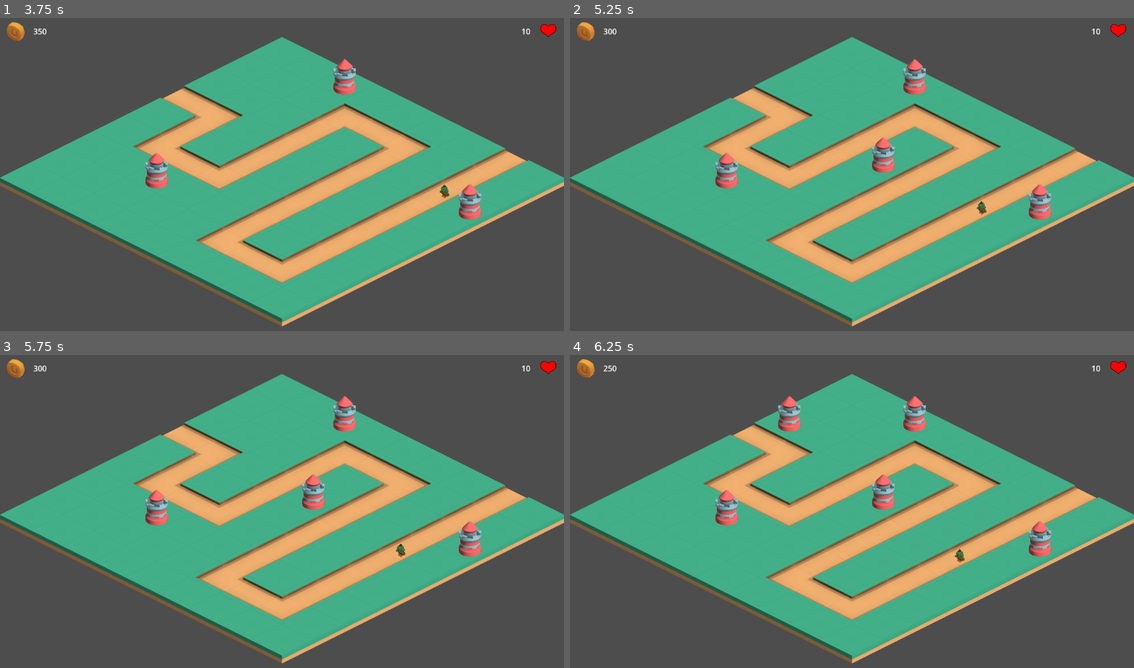
Above: before the commit, frames 1-4 (two rows, left to right).
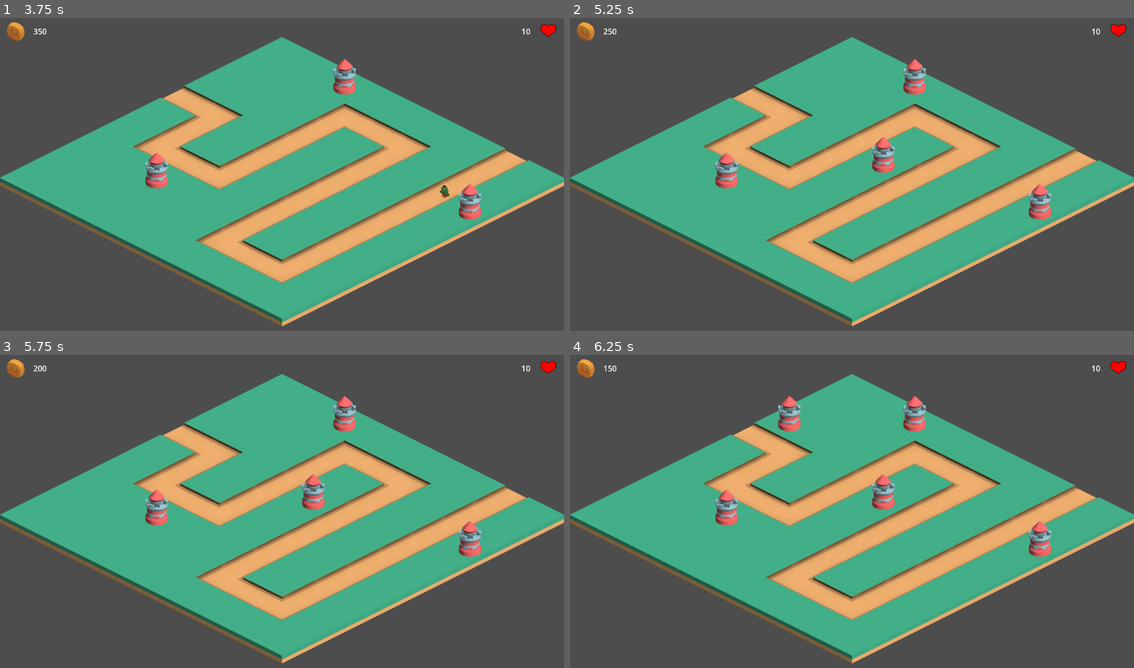
Above: after the commit, the same moments.

Repository: Robert-Riordan-UCD/GameDevJourney
Game: Godot game, scene res://Levels/Level1.tscn
Same seed, same stepped clock (60 frames per second), same inputs: the game is played once before the commit and once after it.
Inputs (mouse positions are in pixels of both pictures, inside the frame that each line leads up to):
- Up to frame 1 (3.75 s): tap Enter at 0.5 s; move the mouse to (406, 158) at 0.52 s; press the mouse at (406, 158) at 0.53 s; right-click (406, 158) at 0.8 s; move the mouse to (169, 190) at 1.27 s; release the mouse at (169, 190) at 1.28 s; right-click (169, 190) at 1.35 s; click (169, 190) at 1.55 s; move the mouse to (338, 105) at 2.02 s; press the mouse at (338, 105) at 2.03 s; right-click (338, 105) at 2.3 s; move the mouse to (253, 237) at 2.77 s; release the mouse at (253, 237) at 2.78 s; right-click (253, 237) at 2.85 s; click (253, 237) at 3.05 s; move the mouse to (451, 221) at 3.52 s; press the mouse at (451, 221) at 3.53 s
- Up to frame 2 (5.25 s): right-click (1021, 221) at 3.8 s; move the mouse to (682, 127) at 4.27 s; release the mouse at (682, 127) at 4.28 s; right-click (682, 127) at 4.35 s; click (682, 127) at 4.55 s; move the mouse to (880, 174) at 5.02 s; press the mouse at (880, 174) at 5.03 s
- Up to frame 3 (5.75 s): right-click (310, 511) at 5.3 s
- Up to frame 4 (6.25 s): move the mouse to (767, 433) at 5.77 s; release the mouse at (767, 433) at 5.78 s; right-click (767, 433) at 5.85 s; click (767, 433) at 6.05 s

Frame 1 is identical in both runs. In frame 2, less than 0.1% of the frame differs, in the area x 6-74%, y 3-63%; in frame 3, less than 0.1%; in frame 4, less than 0.1%.

Commit message:
Right click to level a tower up now if you have enough gold

Diff:
--- a/Isometric_Tower_Defense/Enemies/Enemy.gd
+++ b/Isometric_Tower_Defense/Enemies/Enemy.gd
@@ -38,12 +38,9 @@
 			reached_end.emit(damage)
 			queue_free()
 
-# Returns true if the enemy dies. Otherwise false
-func take_damage(d: int) -> bool:
+func take_damage(d: int):
 	health -= d
 	print("Ouch")
 	if health <= 0:
 		print("Ugh....")
 		queue_free()
-		return true
-	return false
--- a/Isometric_Tower_Defense/GUI/GUI.tscn
+++ b/Isometric_Tower_Defense/GUI/GUI.tscn
@@ -13,6 +13,7 @@
 grow_vertical = 2
 size_flags_horizontal = 3
 size_flags_vertical = 3
+mouse_filter = 2
 script = ExtResource("1_trp08")
 
 [node name="VBoxContainer" type="VBoxContainer" parent="."]
--- a/Isometric_Tower_Defense/Levels/LevelManager.gd
+++ b/Isometric_Tower_Defense/Levels/LevelManager.gd
@@ -11,7 +11,7 @@
 	gui.set_health(health)
 
 func spend_gold(amount: int) -> bool:
-	if amount > gold or amount <= 0:
+	if amount > gold or amount < 0:
 		return false
 	gold -= amount
 	gui.set_gold_amount(gold)
--- a/Isometric_Tower_Defense/Towers/Tower.gd
+++ b/Isometric_Tower_Defense/Towers/Tower.gd
@@ -1,12 +1,40 @@
 class_name Tower
 extends Area2D
 
+signal request_level_up(cost)
+
 @export var price : int = 50
+var range : float
+var damage : int
+var cooldown : float
+var current_level : int = 0
 
-@export_category("Attack")
-@export var range : float = 300
-@export var damage : int = 1
-@export var cooldown : float = 0.5
+@export var levels : Array = [
+	{
+	"next_price": 50,
+	"range": 300,
+	"damage": 1,
+	"cooldown": 0.5
+	},
+	{
+	"next_price": 50,
+	"range": 400,
+	"damage": 1,
+	"cooldown": 0.5
+	},
+	{
+	"next_price": 50,
+	"range": 500,
+	"damage": 2,
+	"cooldown": 0.5
+	},
+	{
+	"next_price": null,
+	"range": 600,
+	"damage": 2,
+	"cooldown": 0.3
+	}
+]
 
 @onready var range_shape = $Range
 @onready var attack_timer = $AttackTimer
@@ -14,8 +42,7 @@
 var enemies : Array = []
 
 func _ready():
-	range_shape.scale *= range
-	attack_timer.wait_time = cooldown
+	set_level(current_level)
 
 func _on_area_entered(area):
 	if area is Enemy:
@@ -23,11 +50,28 @@
 		print("Orcs!")
 
 func _on_attack_timer_timeout():
-	for i in range(len(enemies)-1, 0, -1):
+	var enemy_to_attack = null
+	for i in range(len(enemies)-1, -1, -1):
 		if enemies[i] == null:
 			enemies.remove_at(i)
 		else:
-			var dead : bool = enemies[i].take_damage(damage)
-			if dead:
-				enemies.remove_at(i)
-			break
+			enemy_to_attack = enemies[i]
+	if enemy_to_attack == null: return
+	print("Attacking!!!")
+	enemy_to_attack.take_damage(damage)
+
+func level_up() -> void:
+	current_level = min(current_level + 1, len(levels))
+	set_level(current_level)
+
+func set_level(level: int) -> void:
+	range = levels[current_level]["range"]
+	damage = levels[current_level]["damage"]
+	cooldown = levels[current_level]["cooldown"]
+
+	range_shape.scale = Vector2(range, range*0.5)
+	attack_timer.wait_time = cooldown
+
+func _on_click_area_input_event(viewport, event, shape_idx):
+	if event.is_action_pressed("right_mouse") and current_level < len(levels)-1:
+		request_level_up.emit(levels[current_level]["next_price"])
--- a/Isometric_Tower_Defense/Towers/Tower.tscn
+++ b/Isometric_Tower_Defense/Towers/Tower.tscn
@@ -6,9 +6,12 @@
 [sub_resource type="CircleShape2D" id="CircleShape2D_os5my"]
 radius = 1.0
 
+[sub_resource type="RectangleShape2D" id="RectangleShape2D_rg1kf"]
+
 [node name="Tower" type="Area2D"]
 y_sort_enabled = true
 scale = Vector2(0.5, 0.5)
+input_pickable = false
 script = ExtResource("1_8y4go")
 
 [node name="Sprite2D" type="Sprite2D" parent="."]
@@ -22,5 +25,16 @@
 [node name="AttackTimer" type="Timer" parent="."]
 autostart = true
 
+[node name="ClickArea" type="Area2D" parent="."]
+
+[node name="CollisionShape2D" type="CollisionShape2D" parent="ClickArea"]
+position = Vector2(0, -32)
+rotation = 0.392699
+scale = Vector2(10, 10)
+skew = 0.785398
+shape = SubResource("RectangleShape2D_rg1kf")
+debug_color = Color(0, 0.6, 0.701961, 0.419608)
+
 [connection signal="area_entered" from="." to="." method="_on_area_entered"]
 [connection signal="timeout" from="AttackTimer" to="." method="_on_attack_timer_timeout"]
+[connection signal="input_event" from="ClickArea" to="." method="_on_click_area_input_event"]
--- a/Isometric_Tower_Defense/Towers/TowerManager.gd
+++ b/Isometric_Tower_Defense/Towers/TowerManager.gd
@@ -9,6 +9,13 @@
 	if event.is_action_pressed("left_mouse"):
 		if ground_tile_map.can_place_tower(get_global_mouse_position()):
 			var new_tower : Tower = tower_scene.instantiate()
-			if !level_manager.spend_gold(new_tower.price): return
+			if !level_manager.spend_gold(new_tower.price):
+				return
 			add_child(new_tower)
 			new_tower.position = ground_tile_map.snap_to_grid(get_global_mouse_position())
+			new_tower.request_level_up.connect(_request_level_up.bind(new_tower))
+
+func _request_level_up(cost: int, tower: Tower) -> void:
+	if !level_manager.spend_gold(cost):
+		return
+	tower.level_up()
--- a/Isometric_Tower_Defense/project.godot
+++ b/Isometric_Tower_Defense/project.godot
@@ -22,3 +22,8 @@
 "events": [Object(InputEventMouseButton,"resource_local_to_scene":false,"resource_name":"","device":-1,"window_id":0,"a …(236 unchanged characters)…
 ]
 }
+right_mouse={
+"deadzone": 0.5,
+"events": [Object(InputEventMouseButton,"resource_local_to_scene":false,"resource_name":"","device":-1,"window_id":0,"alt_pressed":false,"shift_pressed":false,"ctrl_pressed":false,"meta_pressed":false,"button_mask":0,"position":Vector2(0, 0),"global_position":Vector2(0, 0),"factor":1.0,"button_index":2,"pressed":false,"double_click":false,"script":null)
+]
+}
Not shown: 1 places in Isometric_Tower_Defense/Towers/Tower.tscn that only renumber resources
